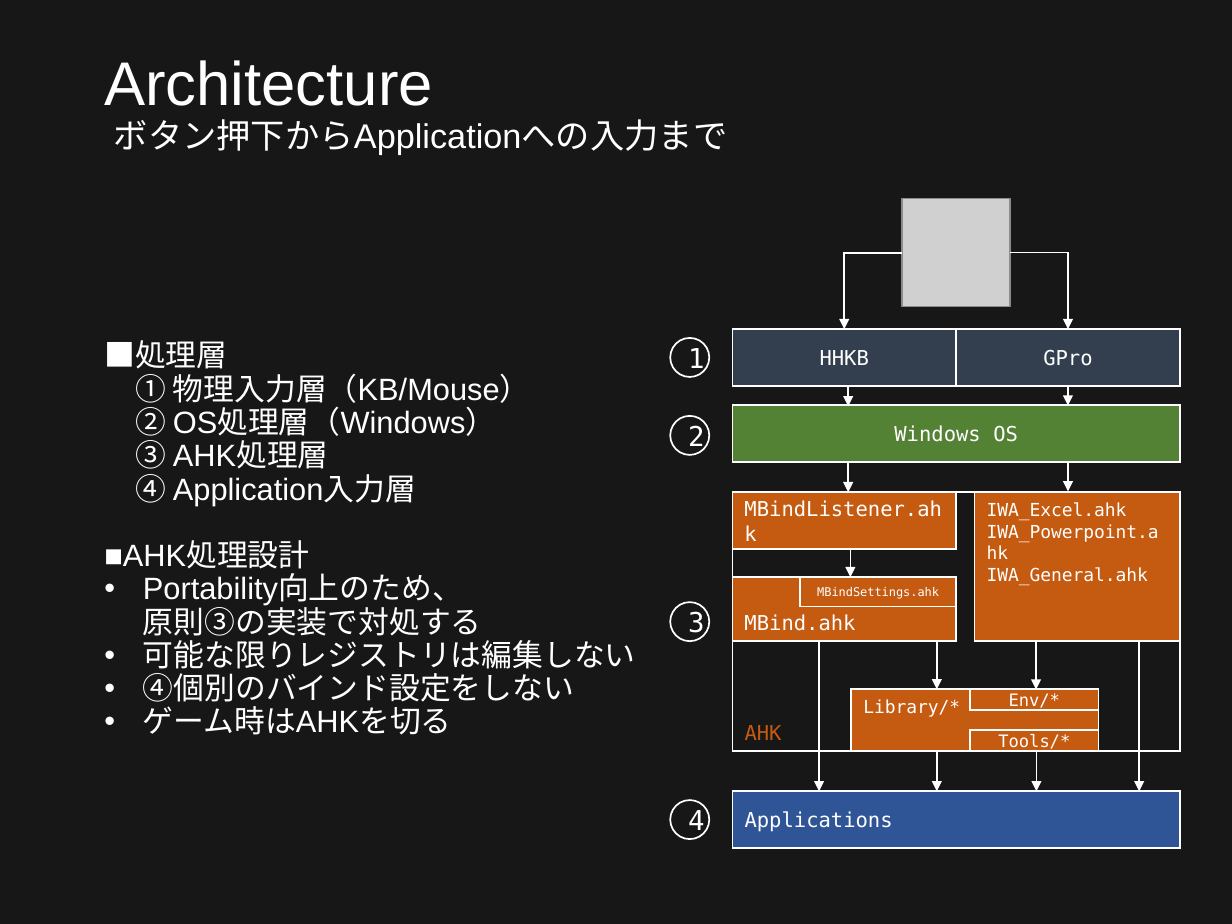
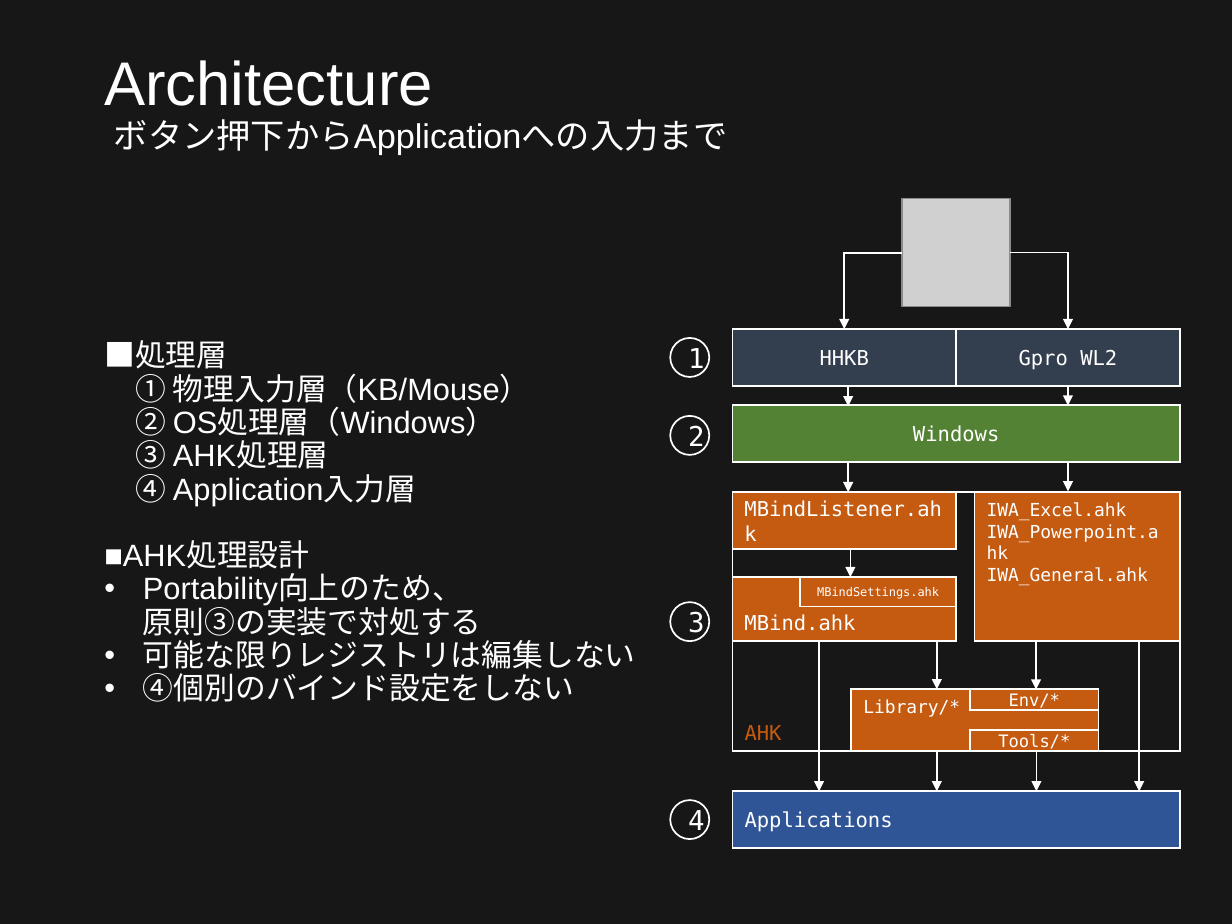
Before and after one commit to ittooo66/myAHKv2, a slide deck: slide 11 of MANUAL.pptx. Drawn at 1232x924 pixels with LibreOffice and Linux fonts; fonts in the diff are those of the drawing; grey boxes stand for pictures. Boxes give left, top, right and bottom in pixels: in the first picture for what was removed or moved away, otherwise in the second. Text is boxed around its words. In the diff, an @@ line names an element or a change of style, - is before the commit and + after.

```diff
--- a/MANUAL.pptx
+++ b/MANUAL.pptx
@@ text in rectangle at bbox=[1019, 349, 1117, 370]: text changed @@
-GPro
+Gpro WL2
@@ text in rectangle at bbox=[913, 425, 999, 442]: text changed @@
-Windows OS
+Windows
@@ text at bbox=[143, 701, 452, 735]: paragraph removed @@
-• ゲーム時はAHKを切る
```
Also in this commit, not shown: 5 other slides changed.
